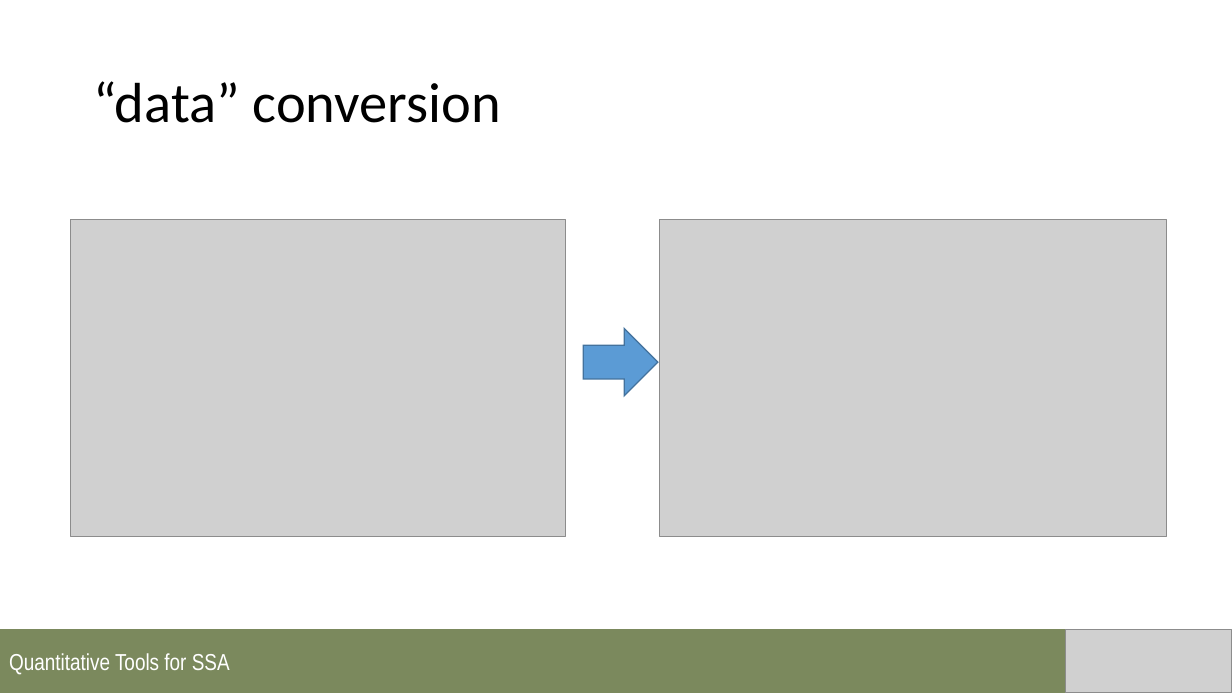
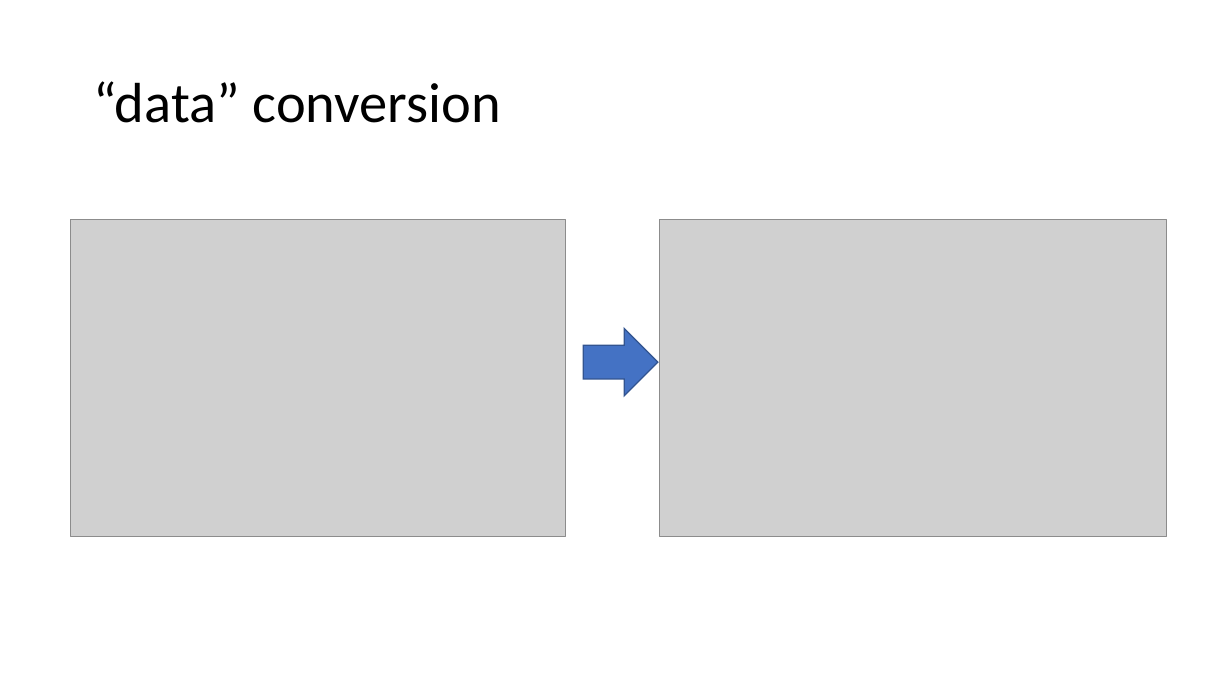
Before and after one commit to annamtucker/ssa-200, a slide deck: slide 5 of static/lectures/SSA_Lecture2_QualitativeData.pptx (slide 6 before the commit). Drawn at 1232x693 pixels with LibreOffice and Linux fonts; fonts in the diff are those of the drawing; grey boxes stand for pictures; background and template pictures are left out. Boxes give left, top, right and bottom in pixels: in the first picture for what was removed or moved away, otherwise in the second. Text is boxed around its words. In the diff, an @@ line names an element or a change of style, - is before the commit and + after.

```diff
--- a/static/lectures/SSA_Lecture2_QualitativeData.pptx
+++ b/static/lectures/SSA_Lecture2_QualitativeData.pptx
@@ right arrow at (583,329,658,396): fill #5B9BD5 to #4472C4; outline #43739E 1 pt to #325491 1 pt @@
@@ rectangle removed at (0,629,1232,693) @@
-Quantitative Tools for SSA
@@ picture removed at (1067,629,1232,693) @@
```
Also in this commit, not shown: 12 other slides changed, 3 slides added, 2 other files.
